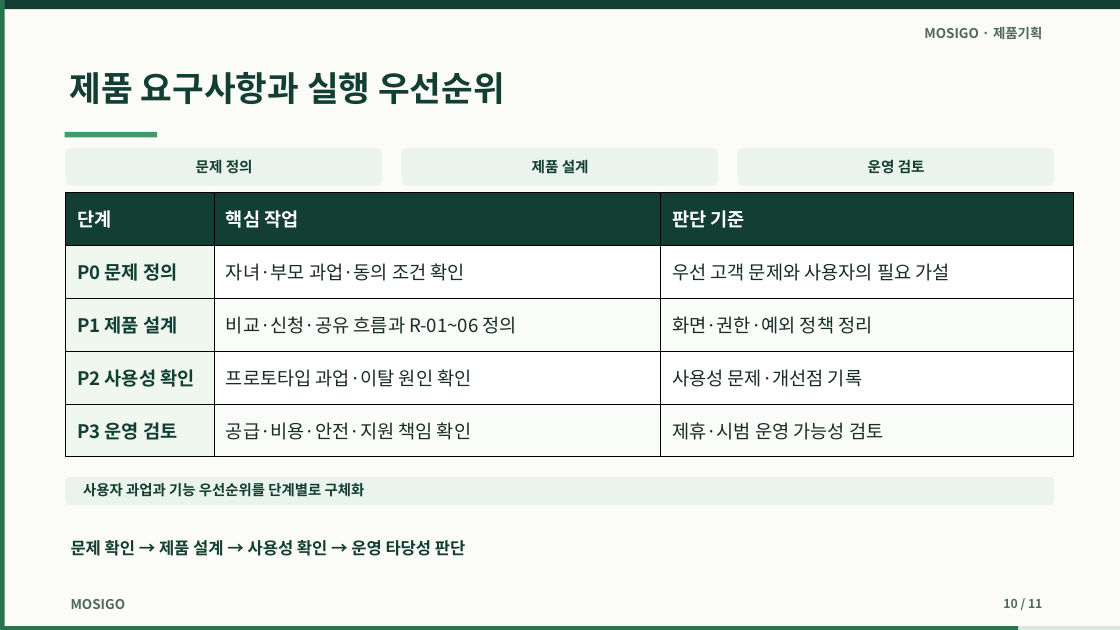
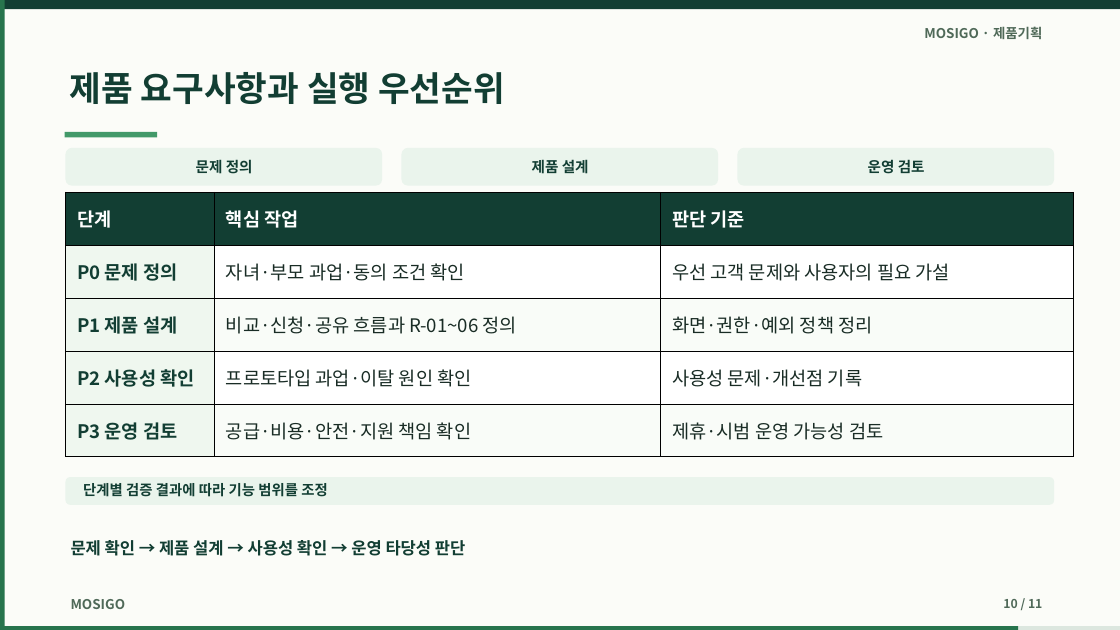
Before and after one commit to dohyunkimmm/mosigo-case-study, a slide deck: slide 10 of downloads/mosigo_report.pptx. Drawn at 1120x630 pixels with LibreOffice and Linux fonts; fonts in the diff are those of the drawing. Boxes give left, top, right and bottom in pixels: in the first picture for what was removed or moved away, otherwise in the second. Text is boxed around its words. In the diff, an @@ line names an element or a change of style, - is before the commit and + after.

```diff
--- a/downloads/mosigo_report.pptx
+++ b/downloads/mosigo_report.pptx
@@ text at [83,483,327,497]: text changed @@
-사용자 과업과 기능 우선순위를 단계별로 구체화
+단계별 검증 결과에 따라 기능 범위를 조정
```
Also in this commit, not shown: 3 other slides changed, 29 other files.
